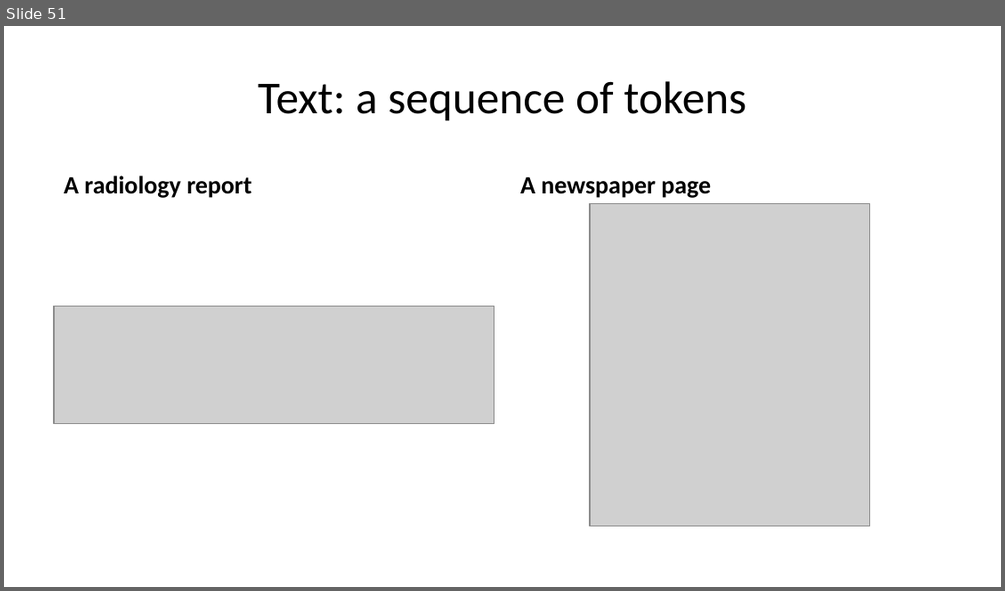
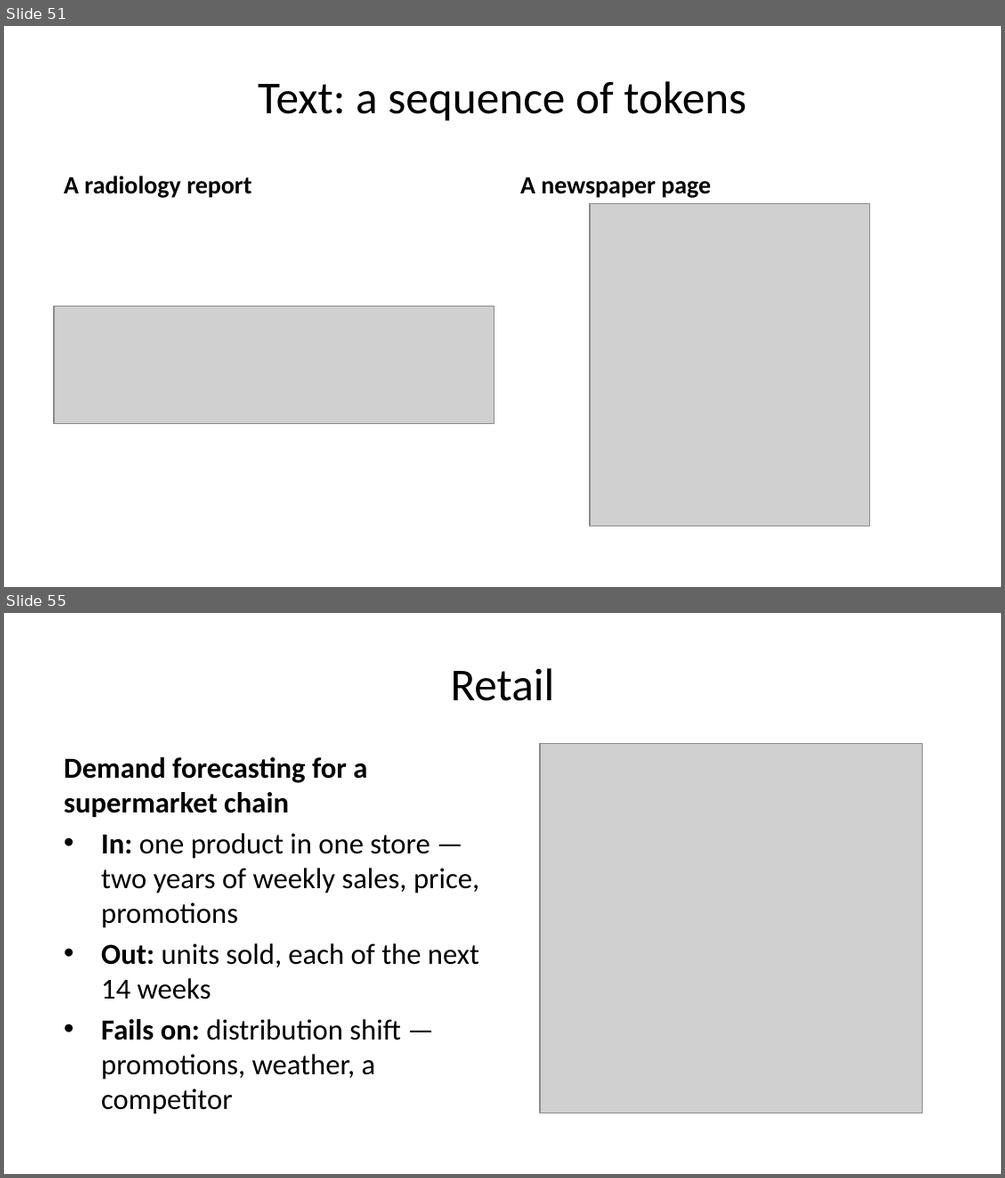
Before and after one commit to pauldubois98/AdcancedTopicsDataScience2026, a slide deck: Course01/slides.pptx. Shown one above the other, each under a label of ours: slide 51 before the commit, slides 51 and 55 after it; the slides between them are not shown. The pictures are 1005x591 and 1005x1178 pixels, drawn with LibreOffice and Linux fonts; fonts in the diff are those of the drawing; grey boxes stand for pictures. Boxes give left, top, right and bottom in pixels: in the first picture for what was removed or moved away, otherwise in the second. Text is boxed around its words. In the diff, an @@ line names an element or a change of style, - is before the commit and + after.

```diff
--- a/Course01/slides.pptx
+++ b/Course01/slides.pptx
@@ slide 55 added at [4,613,1001,1174], background #FFFFFF @@
@@ title added at [451,668,555,701], 33 pt, text #000000 @@
+Retail
@@ picture added at [541,744,922,1113] @@
@@ text added at [64,757,479,1114], 21 pt, text #000000 @@
+Demand forecasting for a supermarket chain
+• In: one product in one store — two years of weekly sales, price, promotions
+• Out: units sold, each of the next 14 weeks
+• Fails on: distribution shift — promotions, weather, a competitor
```
Also in this commit, not shown: 20 slides changed, 17 other slides added, 1 slide removed, 16 other files.
